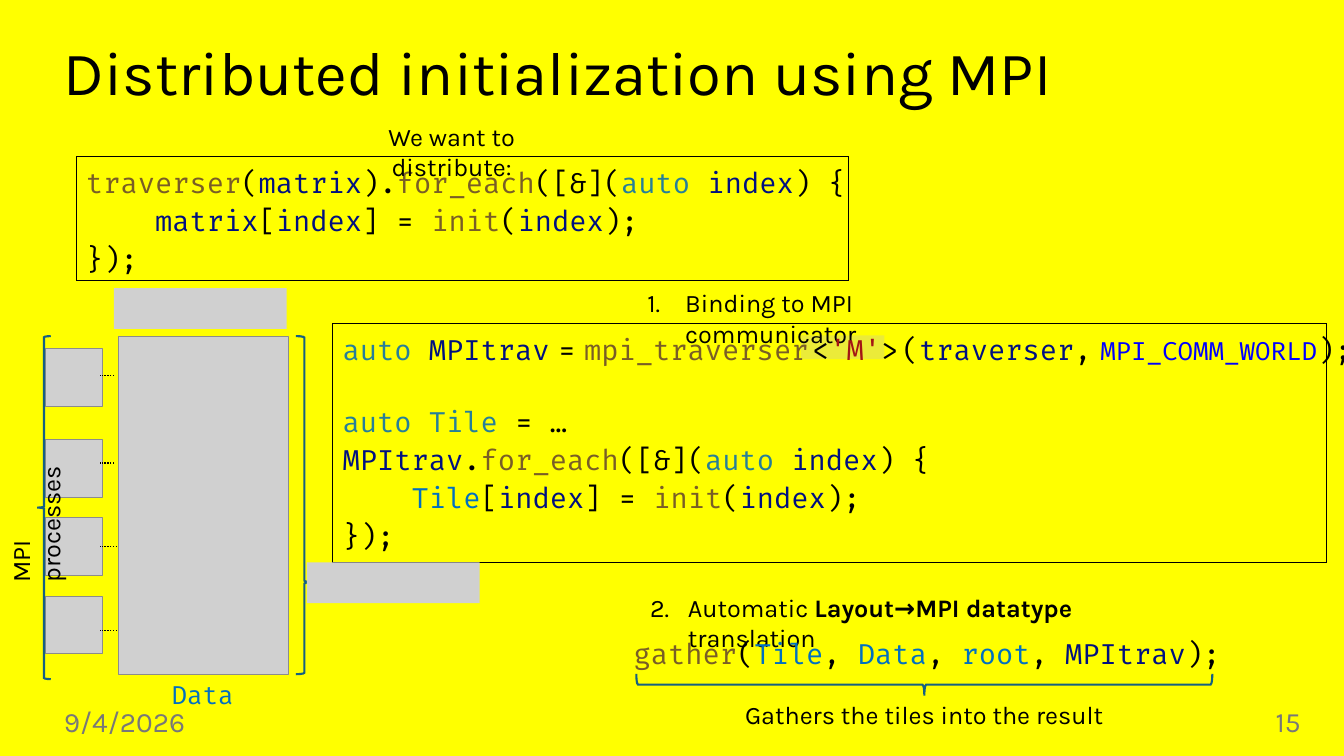
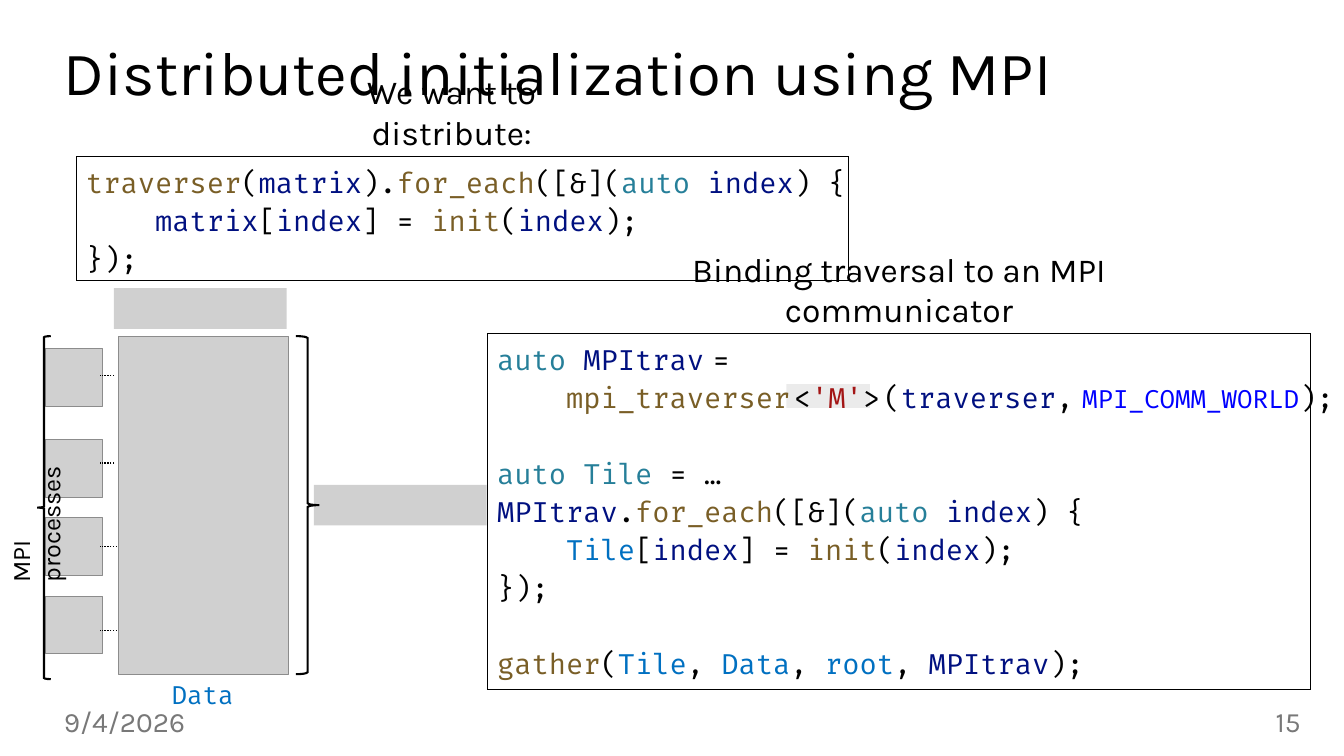
Before and after one commit to jiriklepl/phd-thesis, a slide deck: slide 15 of slides/Optimizing Memory Layouts and Traversal Orders in High-Performance Computing.pptx. Drawn at 1344x756 pixels with LibreOffice and Linux fonts; fonts in the diff are those of the drawing; grey boxes stand for pictures; background and template pictures are left out. Boxes give left, top, right and bottom in pixels: in the first picture for what was removed or moved away, otherwise in the second. Text is boxed around its words. In the diff, an @@ line names an element or a change of style, - is before the commit and + after.

```diff
--- a/slides/Optimizing Memory Layouts and Traversal Orders in High-Performance Computing.pptx
+++ b/slides/Optimizing Memory Layouts and Traversal Orders in High-Performance Computing.pptx
@@ background #FFFF00 to #FFFFFF @@
@@ text "We want to distribute:" moved from (x1=388, y1=130, x2=515, y2=182) to (x1=367, y1=74, x2=536, y2=146) @@
@@ text "We want to distribute:" at (x1=367, y1=74, x2=536, y2=146): size 18 to 24 pt; vertical alignment top to bottom @@
@@ text "Binding traversal to an MPI ..." at (x1=692, y1=252, x2=1105, y2=323): vertical alignment top to bottom @@
@@ text at (x1=692, y1=252, x2=1105, y2=323): text changed; size 18 to 24 pt @@
-1. Binding to MPI communicator
+Binding traversal to an MPI communicator
@@ left brace at (x1=37, y1=336, x2=50, y2=679): outline #156082 1.5 pt to #000000 1.5 pt @@
@@ right brace resized from (x1=296, y1=336, x2=314, y2=674) to (x1=296, y1=336, x2=320, y2=674) @@
@@ right brace at (x1=296, y1=336, x2=320, y2=674): outline #156082 1.5 pt to #000000 1.5 pt; proportions changed @@
@@ rectangle "auto MPItrav =" resized from (x1=333, y1=324, x2=1327, y2=563) to (x1=487, y1=334, x2=1311, y2=690) @@
@@ text in rectangle at (x1=497, y1=350, x2=1299, y2=680): text changed @@
-auto MPItrav = mpi_traverser <'M'> (traverser, MPI_COMM_WORLD);
+auto MPItrav =
+mpi_traverser <'M'> (traverser, MPI_COMM_WORLD);
+auto Tile = …
+MPItrav.for_each([&](auto index) {
+Tile[index] = init(index);
+});
+gather(Tile, Data, root, MPItrav);
@@ rectangle moved from (x1=802, y1=336, x2=885, y2=360) to (x1=786, y1=384, x2=870, y2=408) @@
@@ text removed at (x1=343, y1=410, x2=895, y2=514) @@
-auto Tile = …
-MPItrav.for_each([&](auto index) {
-Tile[index] = init(index);
-});
@@ picture added at (x1=315, y1=485, x2=487, y2=525) @@
@@ picture removed at (x1=307, y1=563, x2=479, y2=603) @@
@@ text removed at (x1=688, y1=599, x2=1072, y2=653) @@
-2. Automatic Layout→MPI datatype translation
@@ text removed at (x1=634, y1=642, x2=1220, y2=670) @@
-gather(Tile, Data, root, MPItrav);
@@ right brace removed at (x1=636, y1=675, x2=1212, y2=696) @@
@@ text removed at (x1=745, y1=706, x2=1103, y2=725) @@
-Gathers the tiles into the result
```
Also in this commit, not shown: 23 other slides changed.
